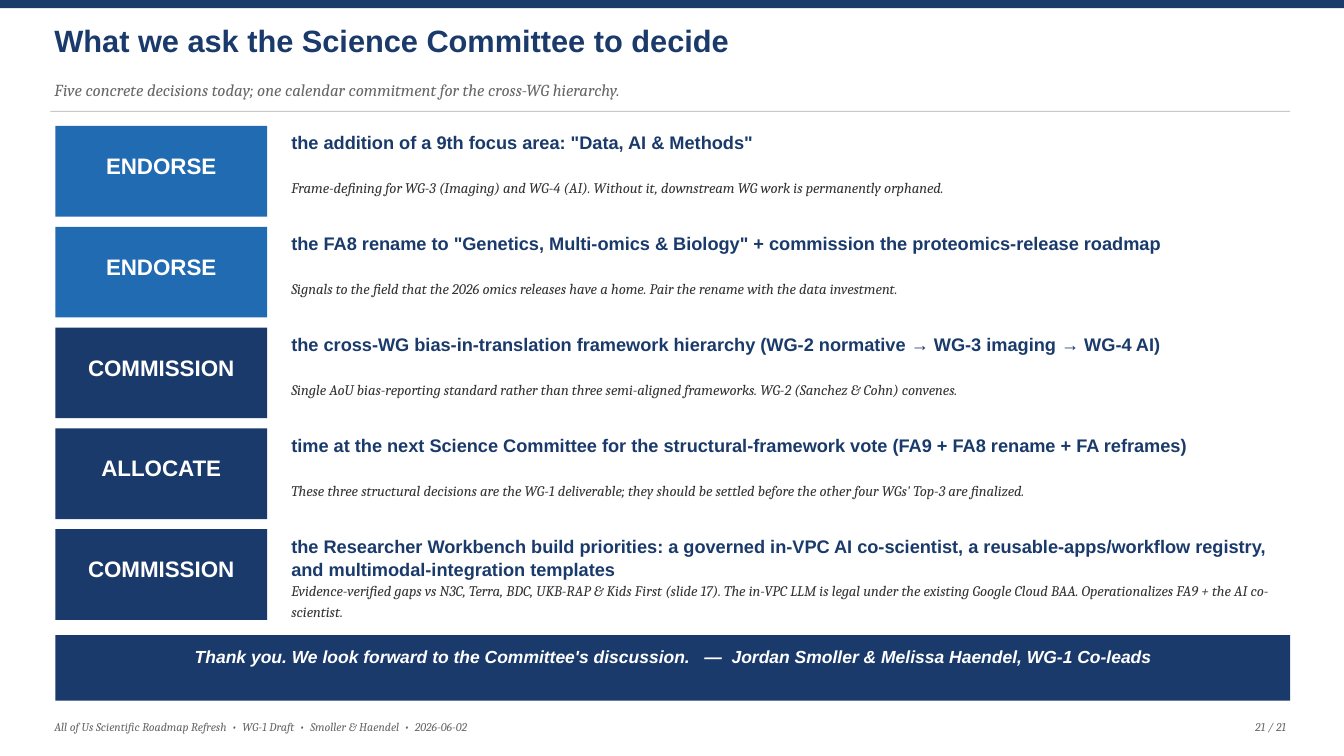
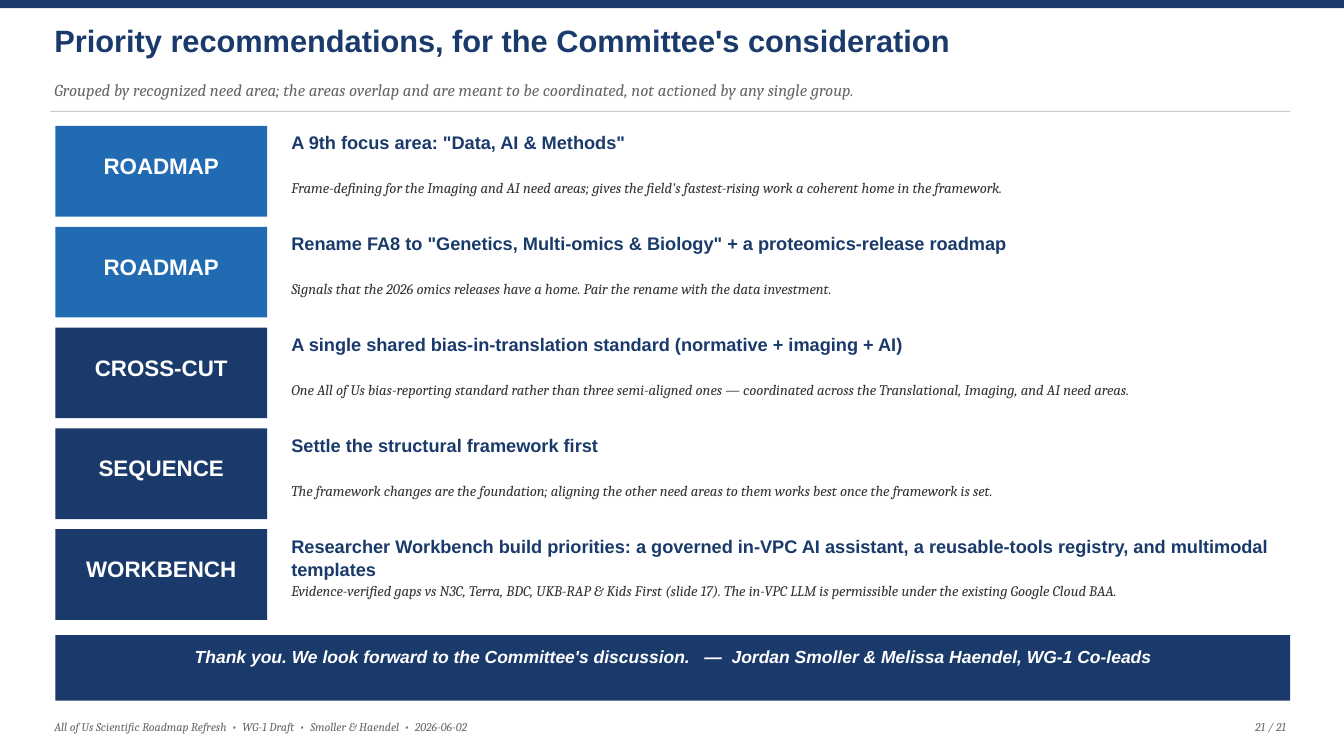
Before and after one commit to mellybelly/all-of-us, a slide deck: slide 21 of resources/deliverables/AoU_Roadmap_Refresh_Draft_Deck.pptx. Drawn at 1344x756 pixels with LibreOffice and Linux fonts; fonts in the diff are those of the drawing. Boxes give left, top, right and bottom in pixels: in the first picture for what was removed or moved away, otherwise in the second. Text is boxed around its words. In the diff, an @@ line names an element or a change of style, - is before the commit and + after.

```diff
--- a/resources/deliverables/AoU_Roadmap_Refresh_Draft_Deck.pptx
+++ b/resources/deliverables/AoU_Roadmap_Refresh_Draft_Deck.pptx
@@ text at [54, 29, 949, 58]: text changed @@
-What we ask the Science Committee to decide
+Priority recommendations, for the Committee's consideration
@@ text at [54, 84, 854, 100]: text changed @@
-Five concrete decisions today; one calendar commitment for the cross-WG hierarchy.
+Grouped by recognized need area; the areas overlap and are meant to be coordinated, not actioned by any single group.
@@ text at [291, 135, 625, 152]: text changed @@
-the addition of a 9th focus area: "Data, AI & Methods"
+A 9th focus area: "Data, AI & Methods"
@@ text at [104, 158, 219, 174]: text changed @@
-ENDORSE
+ROADMAP
@@ text at [291, 182, 1002, 196]: text changed @@
-Frame-defining for WG-3 (Imaging) and WG-4 (AI). Without it, downstream WG work is permanently orphaned.
+Frame-defining for the Imaging and AI need areas; gives the field's fastest-rising work a coherent home in the framework.
@@ text at [291, 236, 1007, 254]: text changed @@
-the FA8 rename to "Genetics, Multi-omics & Biology" + commission the proteomics-release roadmap
+Rename FA8 to "Genetics, Multi-omics & Biology" + a proteomics-release roadmap
@@ text at [104, 259, 219, 275]: text changed @@
-ENDORSE
+ROADMAP
@@ text at [291, 283, 832, 297]: text changed @@
-Signals to the field that the 2026 omics releases have a home. Pair the rename with the data investment.
+Signals that the 2026 omics releases have a home. Pair the rename with the data investment.
@@ text at [291, 337, 902, 355]: text changed @@
-the cross-WG bias-in-translation framework hierarchy (WG-2 normative → WG-3 imaging → WG-4 AI)
+A single shared bias-in-translation standard (normative + imaging + AI)
@@ text at [95, 360, 228, 377]: text changed @@
-COMMISSION
+CROSS-CUT
@@ text at [291, 384, 1129, 398]: text changed @@
-Single AoU bias-reporting standard rather than three semi-aligned frameworks. WG-2 (Sanchez & Cohn) convenes.
+One All of Us bias-reporting standard rather than three semi-aligned ones — coordinated across the Translational, Imaging, and AI need areas.
@@ text at [291, 438, 598, 452]: text changed @@
-time at the next Science Committee for the structural-framework vote (FA9 + FA8 rename + FA reframes)
+Settle the structural framework first
@@ text at [99, 460, 224, 481]: text changed @@
-ALLOCATE
+SEQUENCE
@@ text at [291, 485, 993, 499]: text changed @@
-These three structural decisions are the WG-1 deliverable; they should be settled before the other four WGs' Top-3 are finalized.
+The framework changes are the foundation; aligning the other need areas to them works best once the framework is set.
@@ text at [291, 539, 1268, 580]: text changed @@
-the Researcher Workbench build priorities: a governed in-VPC AI co-scientist, a reusable-apps/workflow registry, and multimodal-integration templates
+Researcher Workbench build priorities: a governed in-VPC AI assistant, a reusable-tools registry, and multimodal templates
@@ text at [86, 561, 236, 578]: text changed @@
-COMMISSION
+WORKBENCH
@@ text at [291, 585, 1116, 599]: text changed @@
-Evidence-verified gaps vs N3C, Terra, BDC, UKB-RAP & Kids First (slide 17). The in-VPC LLM is legal under the existing Google Cloud BAA. Operationalizes FA9 + the AI co-scientist.
+Evidence-verified gaps vs N3C, Terra, BDC, UKB-RAP & Kids First (slide 17). The in-VPC LLM is permissible under the existing Google Cloud BAA.
```
Also in this commit, not shown: 6 other slides changed, 11 other files.
